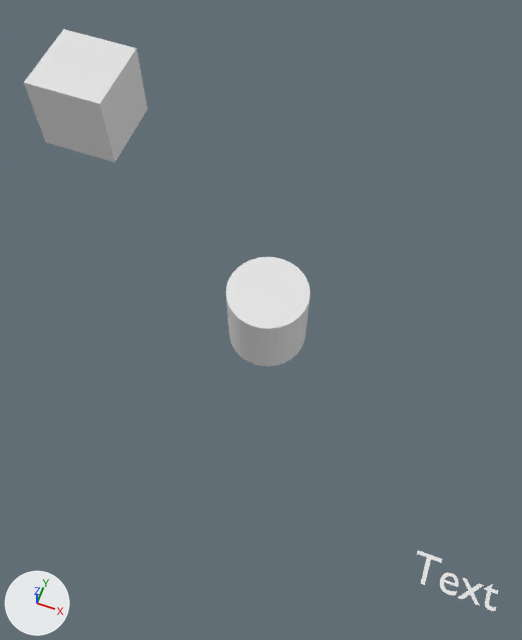
A saved change to the Blender file Blender Files/IterateModel Development - b2.8 v1.0.blend.
Rendered twice from a camera (50 mm lens) standing at (8.88, -11.52, 13.18) and looking at (6.01, -3.76, -1.52). The lights are fixed; the arrows at lower left show +X, +Y and +Z.
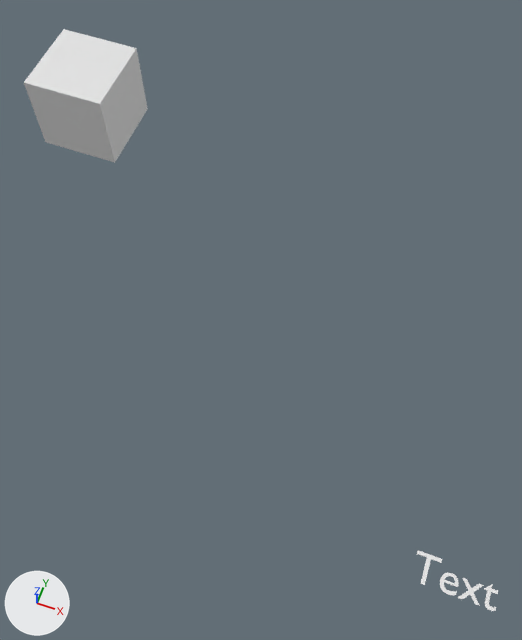
Pixel boxes (x1, y1, x2, y2) of what changed, in the pictures (522 x 640 px):
'Cylinder', hidden
    before: (226, 257, 310, 366)

Patch to the scene script:
```diff
--- a/Blender Files/IterateModel Development - b2.8 v1.0.blend.py
+++ b/Blender Files/IterateModel Development - b2.8 v1.0.blend.py
@@ ob_cylinder @@
 ob_cylinder.location = (5.9, -3.0, -2.48)
+ob_cylinder.hide_render = True
```
